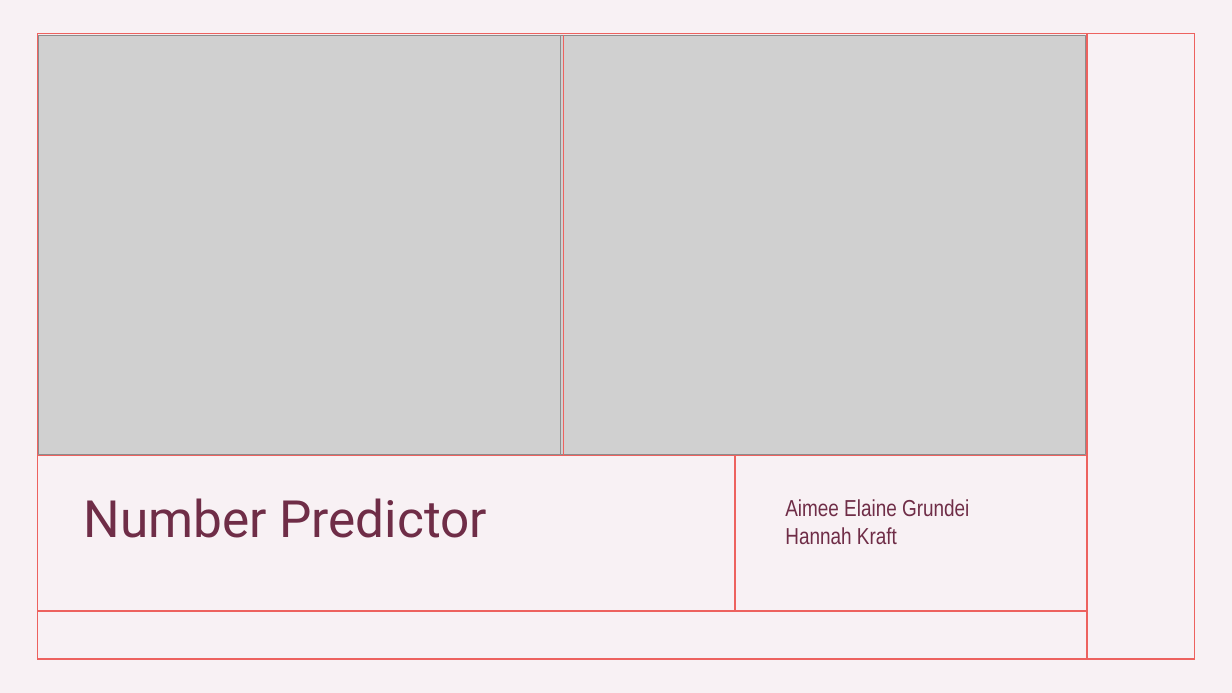
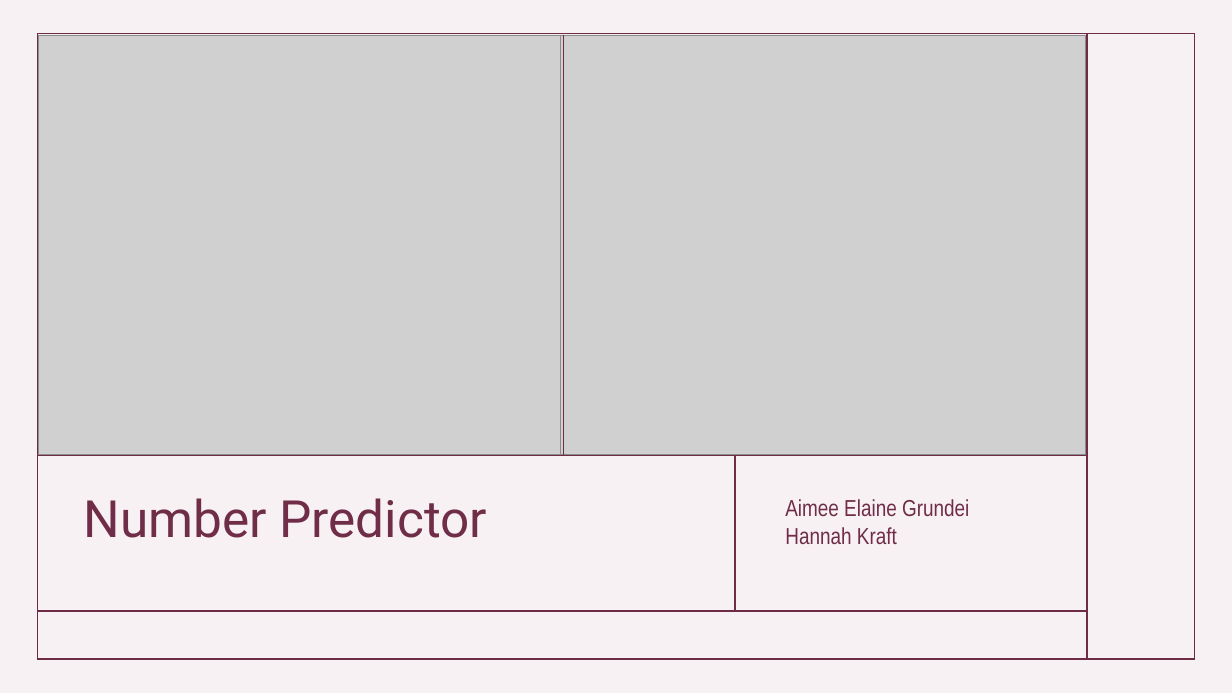
Before and after one commit to AimeeElaineGrundei/project_dski_mnist_dataset, a slide deck: slide 1 of project_documentation/presentation_project_dski.pptx. Drawn at 1232x693 pixels with LibreOffice and Linux fonts; fonts in the diff are those of the drawing; grey boxes stand for pictures. Boxes give left, top, right and bottom in pixels: in the first picture for what was removed or moved away, otherwise in the second. Text is boxed around its words. In the diff, an @@ line names an element or a change of style, - is before the commit and + after.

Commit message:
präsentation

```diff
--- a/project_documentation/presentation_project_dski.pptx
+++ b/project_documentation/presentation_project_dski.pptx
@@ rectangle at box(37, 34, 1195, 660): outline #ED625F 1 pt to #6F2C47 1 pt @@
@@ line (564, 455) - (564, 35): stroke #ED625F 1 pt to #6F2D47 1 pt @@
@@ line (1087, 34) - (1087, 659): stroke #ED625F 1 pt to #6F2C47 1 pt @@
@@ line (37, 456) - (1087, 456): stroke #ED625F 1 pt to #6F2C47 1 pt @@
@@ line (736, 455) - (736, 612): stroke #ED625F 1 pt to #6F2C47 1 pt @@
@@ line (37, 611) - (1087, 611): stroke #ED625F 1 pt to #6F2C47 1 pt @@
```
Also in this commit, not shown: 6 slides added, 11 slides removed.
